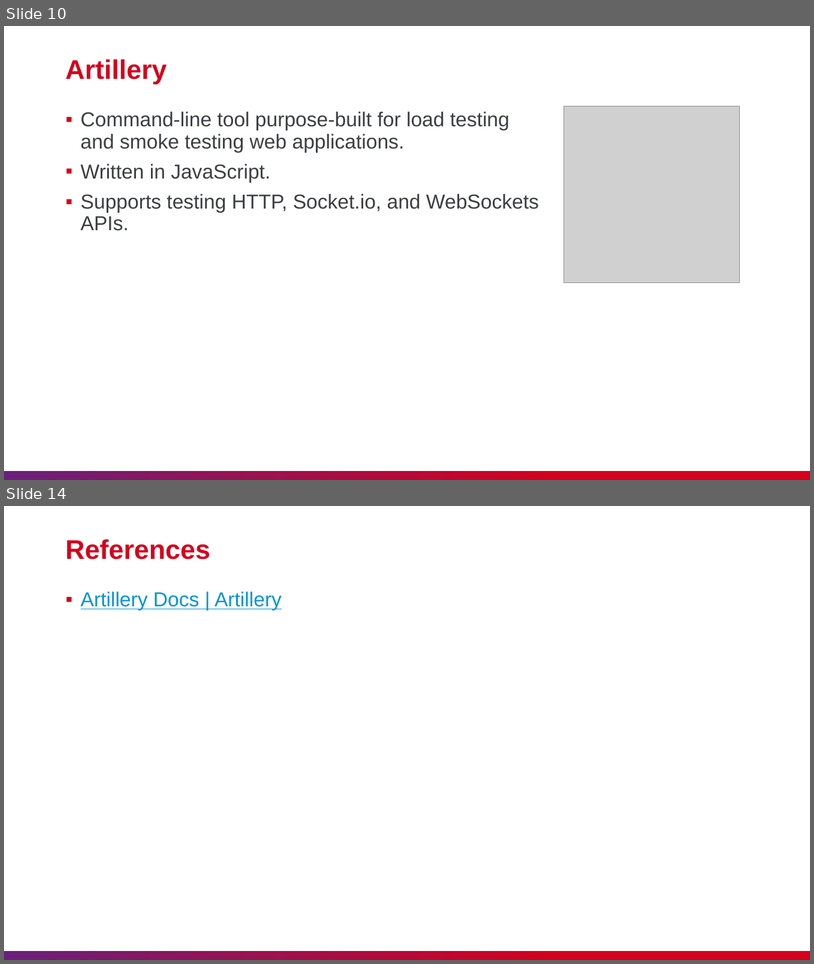
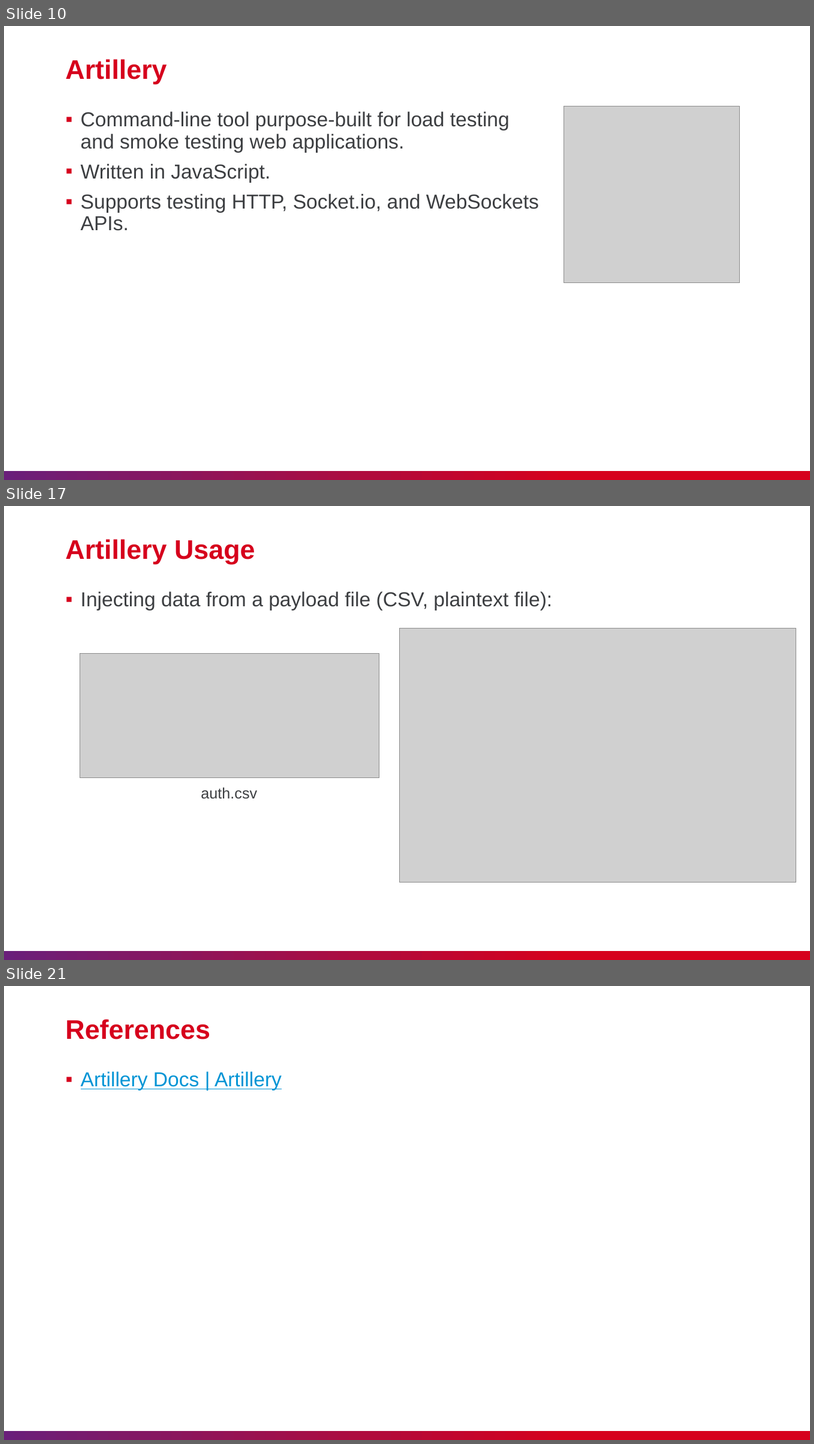
Before and after one commit to nashtech-garage/nodejs-vite-js_load_test, a slide deck: artillery/slide/NT_Artillery.pptx. Shown one above the other, each under a label of ours: slides 10 and 14 before the commit, slides 10, 17 and 21 after it; the slides between them are not shown. The pictures are 814x964 and 814x1444 pixels, drawn with LibreOffice and Linux fonts; fonts in the diff are those of the drawing; grey boxes stand for pictures. Boxes give left, top, right and bottom in pixels: in the first picture for what was removed or moved away, otherwise in the second. Text is boxed around its words. In the diff, an @@ line names an element or a change of style, - is before the commit and + after.

Commit message:
Update Artillery slide

```diff
--- a/artillery/slide/NT_Artillery.pptx
+++ b/artillery/slide/NT_Artillery.pptx
@@ slide 17 added at (x1=4, y1=506, x2=810, y2=960), background #FFFFFF; not listed: 1 template element that a slide beside it also shows @@
@@ title added at (x1=65, y1=539, x2=255, y2=564), 32 pt, text #D6001C, bold @@
+Artillery Usage
@@ text added at (x1=81, y1=591, x2=552, y2=610), 24 pt, text #3C3E41 @@
+▪ Injecting data from a payload file (CSV, plaintext file):
@@ picture added at (x1=399, y1=628, x2=796, y2=882) @@
@@ picture added at (x1=80, y1=654, x2=380, y2=778) @@
@@ text added at (x1=201, y1=787, x2=257, y2=799), 18 pt, text #3C3E41 @@
+auth.csv
@@ what was slide 14 is now slide 21 @@
```
Also in this commit, not shown: 4 slides changed, 6 other slides added.
